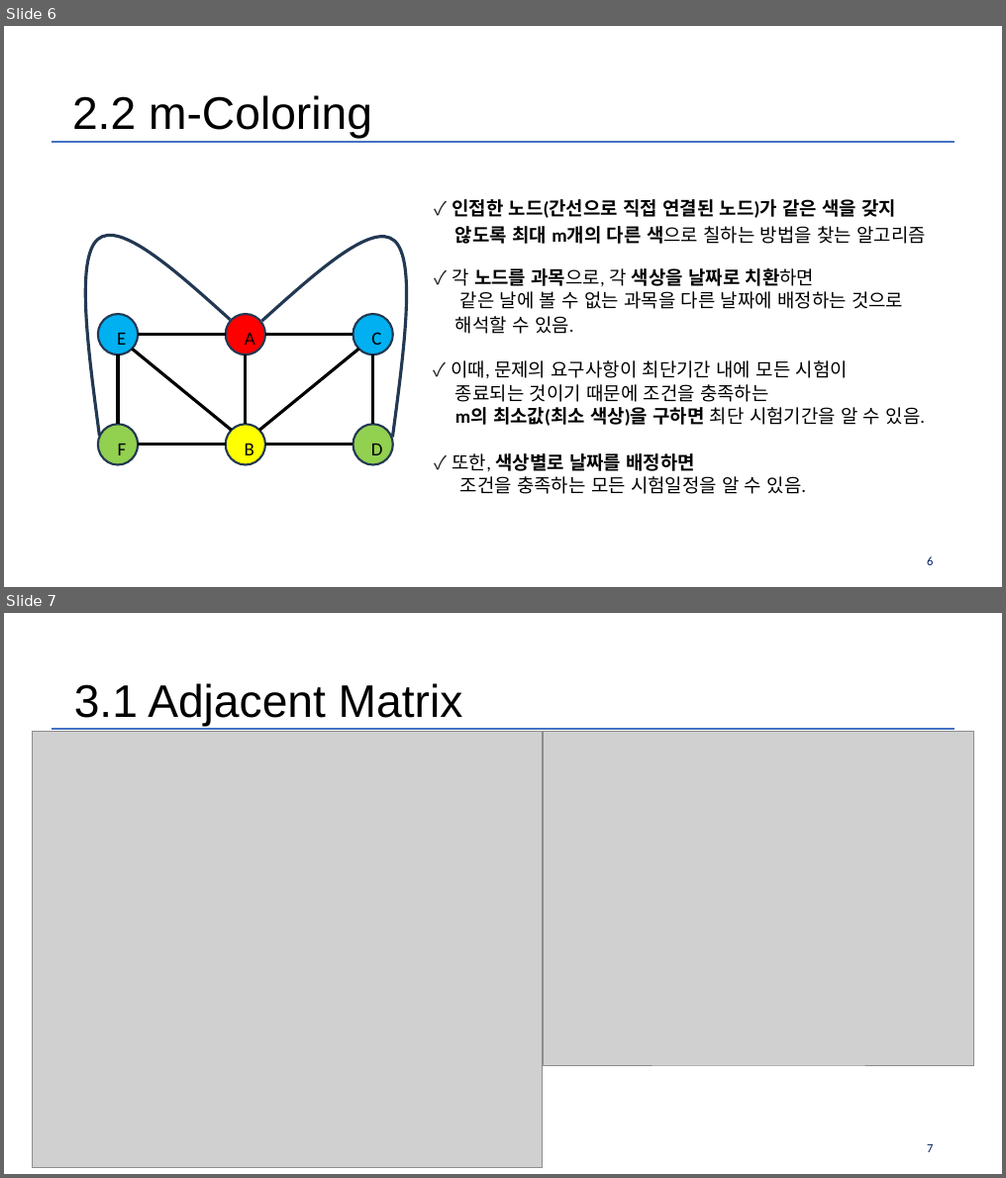
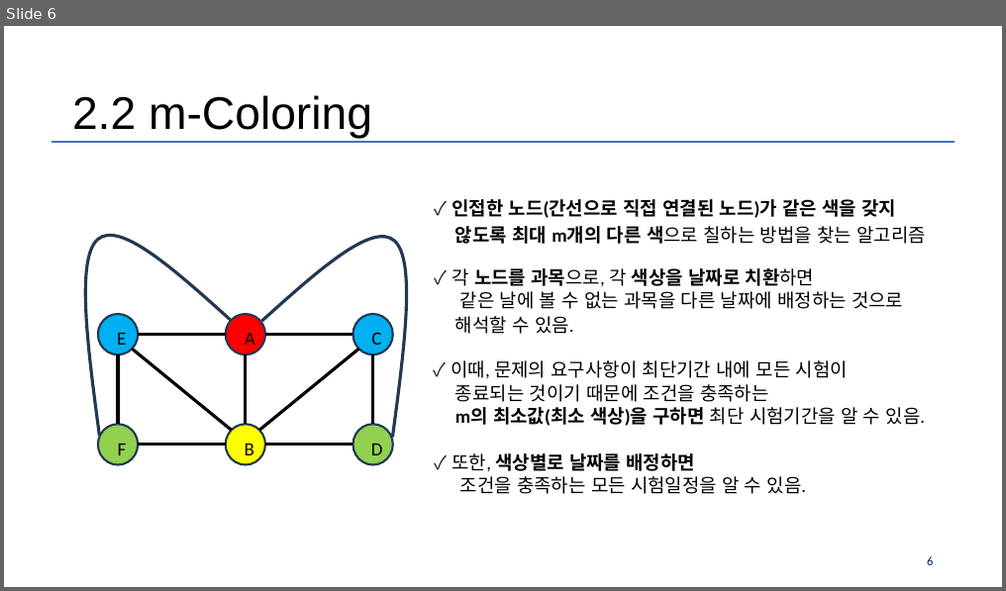
Before and after one commit to Much3m/Exam_Scheduler, a slide deck: MidtermPj_2018440017_김민석(제출용).pptx. Shown one above the other, each under a label of ours: slides 6 and 7 before the commit, slide 6 after it. The pictures are 1006x1178 and 1006x591 pixels, drawn with LibreOffice and Linux fonts; fonts in the diff are those of the drawing; grey boxes stand for pictures; background and template pictures are left out. Boxes give left, top, right and bottom in pixels: in the first picture for what was removed or moved away, otherwise in the second. Text is boxed around its words. In the diff, an @@ line names an element or a change of style, - is before the commit and + after.

```diff
--- a/MidtermPj_2018440017_김민석(제출용).pptx
+++ b/MidtermPj_2018440017_김민석(제출용).pptx
@@ slide 7 removed at (x1=4, y1=613, x2=1002, y2=1174), background #FFFFFF; not listed: 1 template element that a slide beside it also shows @@
@@ text removed at (x1=74, y1=683, x2=463, y2=727) @@
-3.1 Adjacent Matrix
@@ picture removed at (x1=32, y1=731, x2=543, y2=1168) @@
@@ picture removed at (x1=544, y1=731, x2=975, y2=1065) @@
@@ page number removed at (x1=927, y1=1145, x2=933, y2=1153) @@
-7
```
Also in this commit, not shown: 2 slides changed, 1 slide added, 1 other file.
